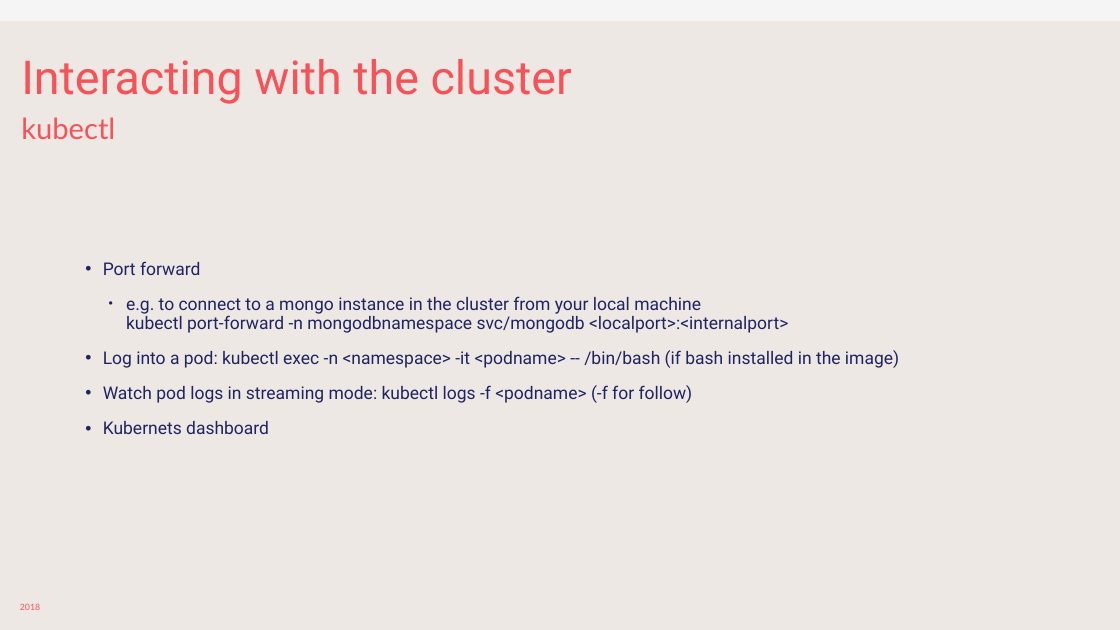
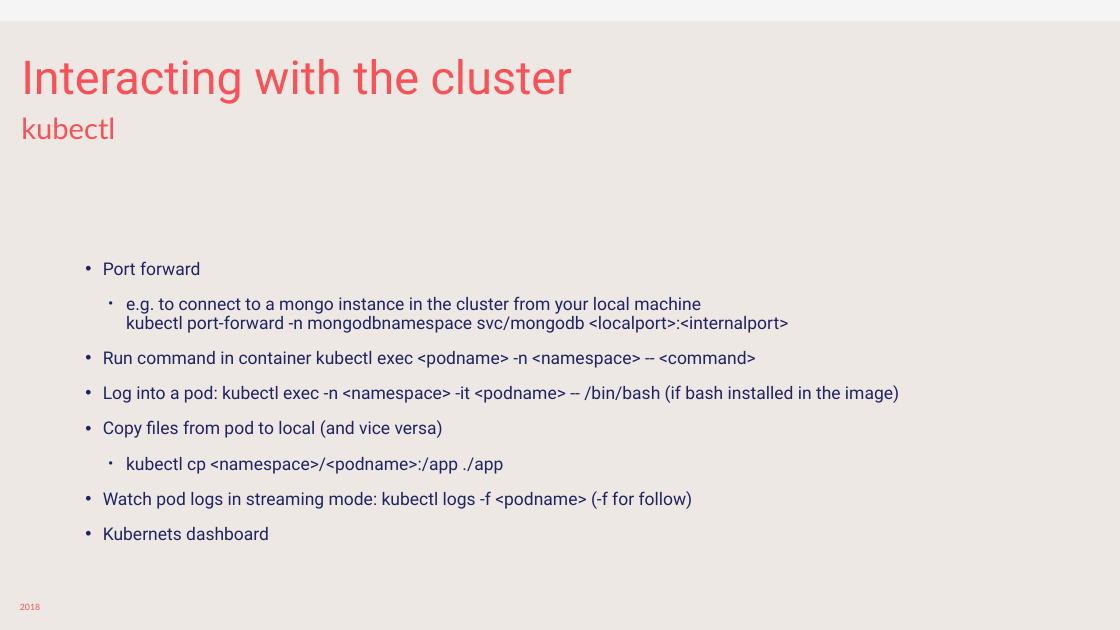
Before and after one commit to sabbadino/deltatre-community-meetups-session-3, a slide deck: slide 14 of K8s-basic.pptx. Drawn at 1120x630 pixels with LibreOffice and Linux fonts; fonts in the diff are those of the drawing; background and template pictures are left out. Boxes give left, top, right and bottom in pixels: in the first picture for what was removed or moved away, otherwise in the second. Text is boxed around its words. In the diff, an @@ line names an element or a change of style, - is before the commit and + after.

Commit message:
kind on port 8080.. added kubectl exec command and copy files

```diff
--- a/K8s-basic.pptx
+++ b/K8s-basic.pptx
@@ text at [103, 351, 756, 368]: paragraph added @@
+• Run command in container kubectl exec <podname> -n <namespace> -- <command>
@@ text at [103, 420, 503, 474]: paragraphs added @@
+• Copy files from pod to local (and vice versa)
+  • kubectl cp <namespace>/<podname>:/app ./app
```
Also in this commit, not shown: 2 other files.
